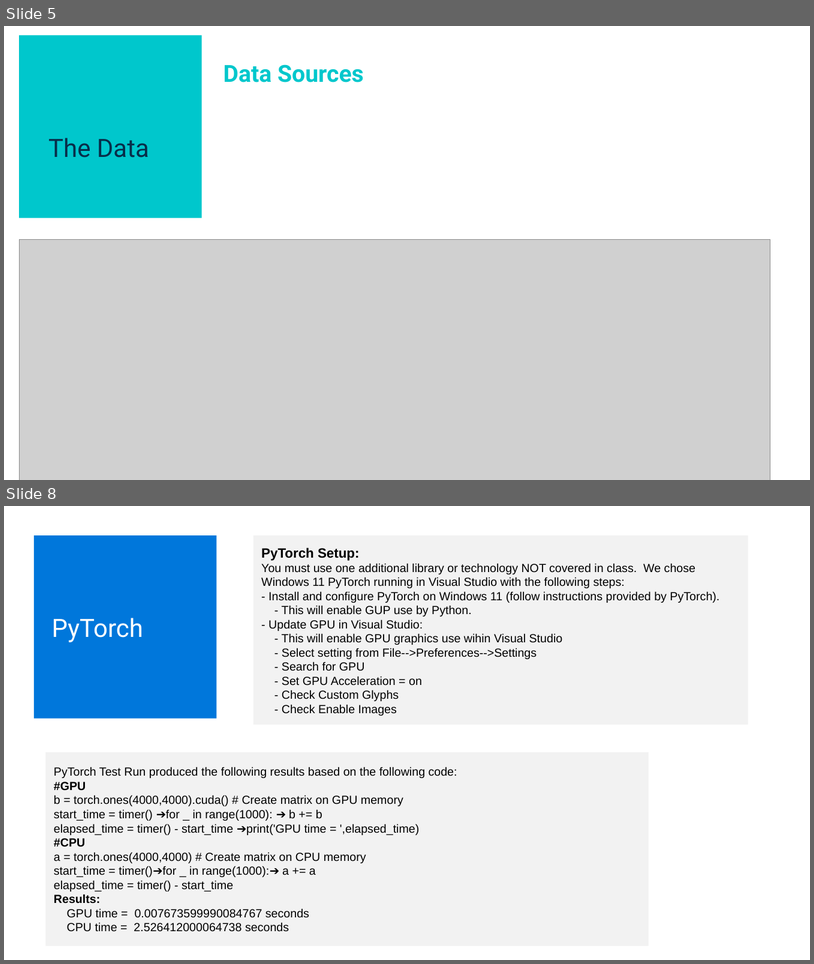
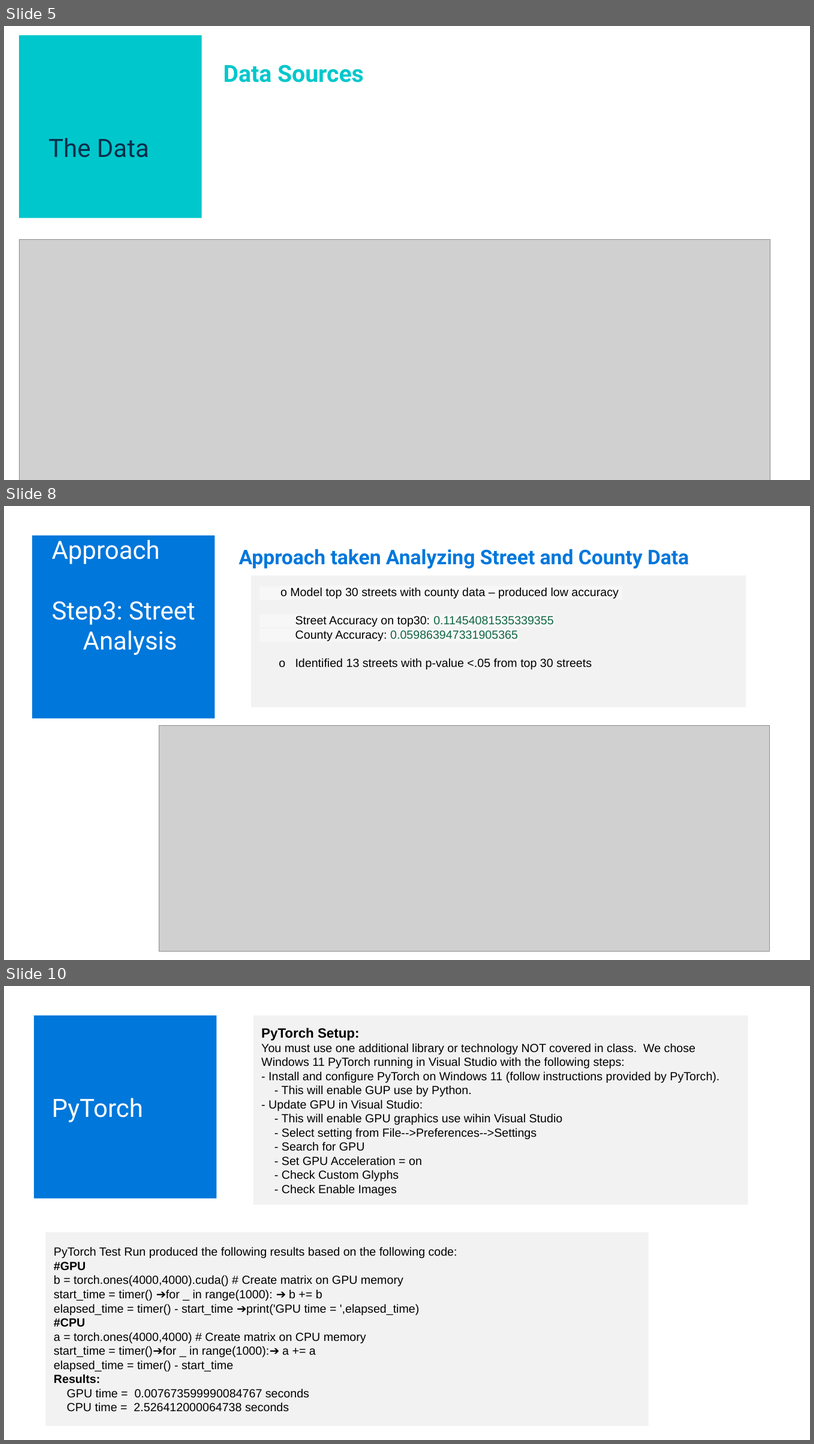
Before and after one commit to tbrown14611/Project_3_Final, a slide deck: Team_6_AI_Bootcamp_Project_3_Final.pptx. Shown one above the other, each under a label of ours: slides 5 and 8 before the commit, slides 5, 8 and 10 after it; the slides between them are not shown. The pictures are 814x964 and 814x1444 pixels, drawn with LibreOffice and Linux fonts; fonts in the diff are those of the drawing; grey boxes stand for pictures. Boxes give left, top, right and bottom in pixels: in the first picture for what was removed or moved away, otherwise in the second. Text is boxed around its words. In the diff, an @@ line names an element or a change of style, - is before the commit and + after.

```diff
--- a/Team_6_AI_Bootcamp_Project_3_Final.pptx
+++ b/Team_6_AI_Bootcamp_Project_3_Final.pptx
@@ slide 8 added at [4,506,810,960], background #FFFFFF @@
@@ rectangle added at [32,535,215,718], fill #0077DB @@
@@ text added at [52,540,195,655], 30 pt, text #FFFFFF @@
+Approach
+Step3: Street
+Analysis
@@ text added at [239,549,689,568], 24 pt, text #0077DB, bold @@
+Approach taken Analyzing Street and County Data
@@ rectangle added at [251,576,746,708], fill #F2F2F2, 14 pt, text #000000 @@
+o Model top 30 streets with county data – produced low accuracy
+Street Accuracy on top30: 0.11454081535339355
+County Accuracy: 0.059863947331905365
+o Identified 13 streets with p-value <.05 from top 30 streets
@@ picture added at [159,726,770,951] @@
@@ what was slide 8 is now slide 10 @@
```
Also in this commit, not shown: 2 slides changed, 2 other slides added, 1 slide removed, 2 other files.
